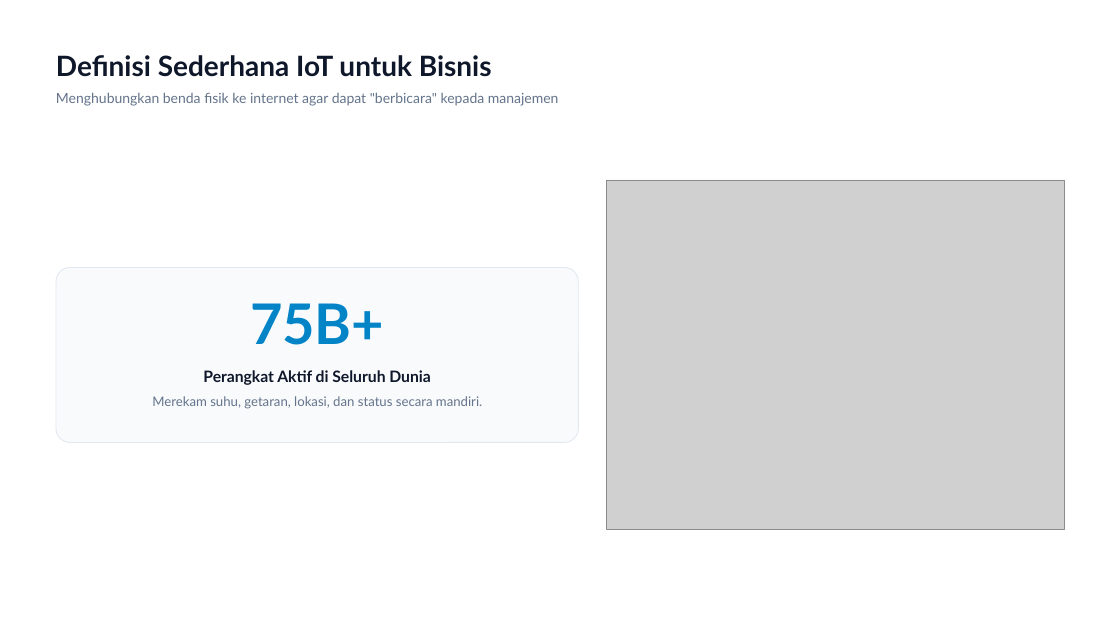
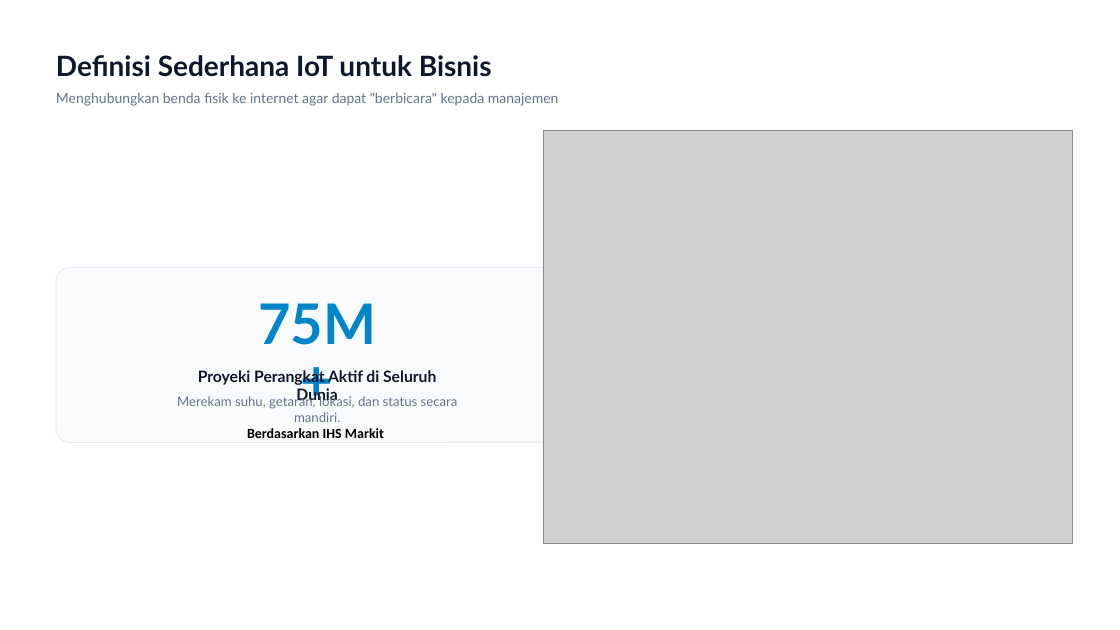
Before and after one commit to dendie851/iot-monitor-temperatur, a slide deck: slide 4 of slide-presentasi/IoT-untuk-Bisnis-Dari-Sensor-Menuju-Keputusan-Strategis.pptx. Drawn at 1120x630 pixels with LibreOffice and Linux fonts; fonts in the diff are those of the drawing; grey boxes stand for pictures. Boxes give left, top, right and bottom in pixels: in the first picture for what was removed or moved away, otherwise in the second. Text is boxed around its words. In the diff, an @@ line names an element or a change of style, - is before the commit and + after.

```diff
--- a/slide-presentasi/IoT-untuk-Bisnis-Dari-Sensor-Menuju-Keputusan-Strategis.pptx
+++ b/slide-presentasi/IoT-untuk-Bisnis-Dari-Sensor-Menuju-Keputusan-Strategis.pptx
@@ picture: place and size @@
-picture at bbox=[607, 180, 1065, 530]
+picture at bbox=[543, 130, 1073, 544]
@@ text at bbox=[258, 303, 376, 345]: text changed @@
-75B+
+75M+
@@ text at bbox=[198, 368, 436, 404]: text changed @@
-Perangkat Aktif di Seluruh Dunia
+Proyeki Perangkat Aktif di Seluruh Dunia
@@ text "Merekam suhu, getaran, lokasi, dan ...": place and size @@
-text "Merekam suhu, getaran, lokasi, dan ..." at bbox=[152, 396, 482, 409]
+text "Merekam suhu, getaran, lokasi, dan ..." at bbox=[177, 395, 458, 438]
@@ text at bbox=[247, 428, 384, 438]: paragraph added @@
+Berdasarkan IHS Markit
```
Also in this commit, not shown: 11 other slides changed, 1 slide removed.
